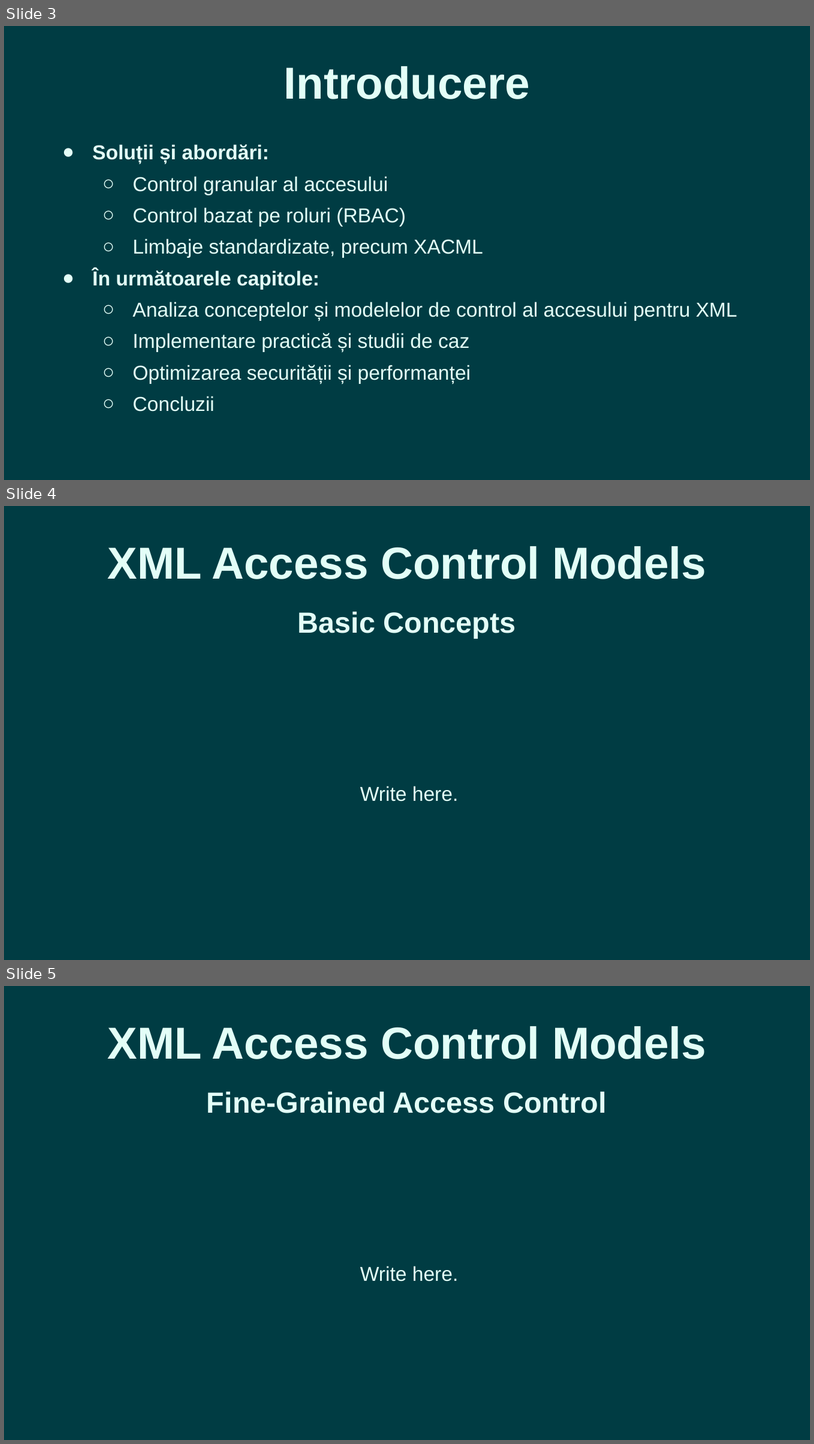
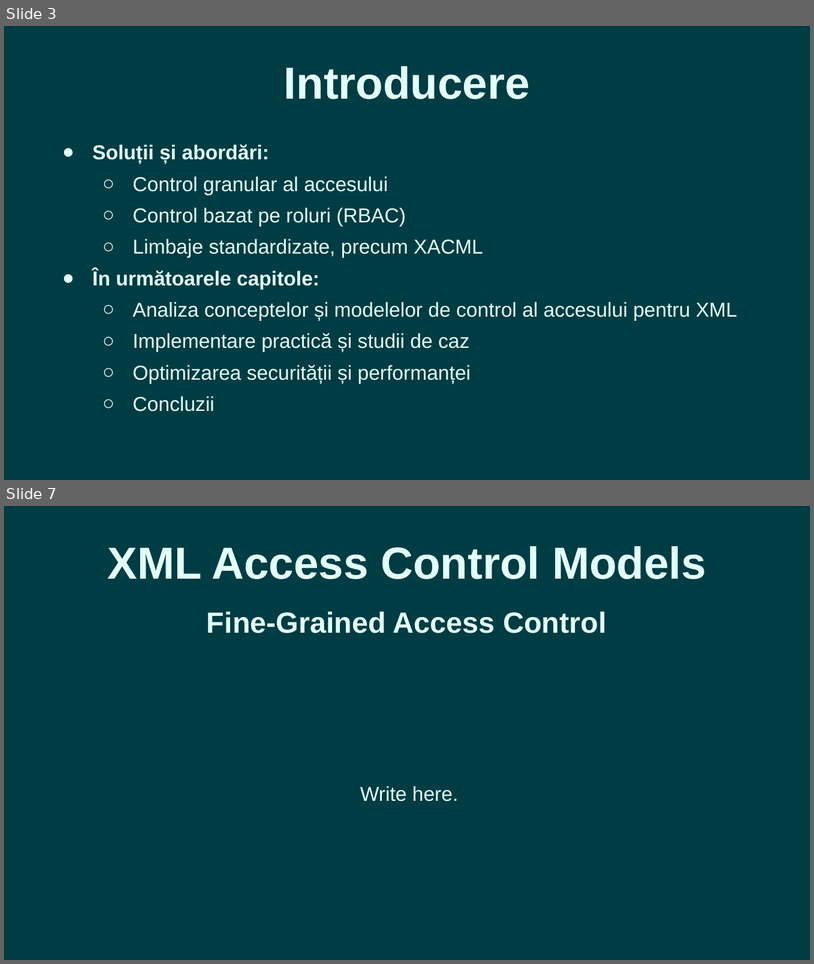
Before and after one commit to romantudorofficial/University_InformationSecurity, a slide deck: Access Control for XML - Presentation.pptx. Shown one above the other, each under a label of ours: slides 3, 4 and 5 before the commit, slides 3 and 7 after it; the slides between them are not shown. The pictures are 814x1444 and 814x964 pixels, drawn with LibreOffice and Linux fonts; fonts in the diff are those of the drawing. Boxes give left, top, right and bottom in pixels: in the first picture for what was removed or moved away, otherwise in the second. Text is boxed around its words. In the diff, an @@ line names an element or a change of style, - is before the commit and + after.

```diff
--- a/Access Control for XML - Presentation.pptx
+++ b/Access Control for XML - Presentation.pptx
@@ slide 4 removed at (x1=4, y1=506, x2=810, y2=960), background #003C43 @@
@@ text removed at (x1=107, y1=546, x2=707, y2=579) @@
-XML Access Control Models
@@ text removed at (x1=298, y1=612, x2=516, y2=639) @@
-Basic Concepts
@@ text removed at (x1=360, y1=786, x2=459, y2=801) @@
-Write here.
@@ what was slide 5 is now slide 7 @@
```
Also in this commit, not shown: 3 slides added, 3 other files.
